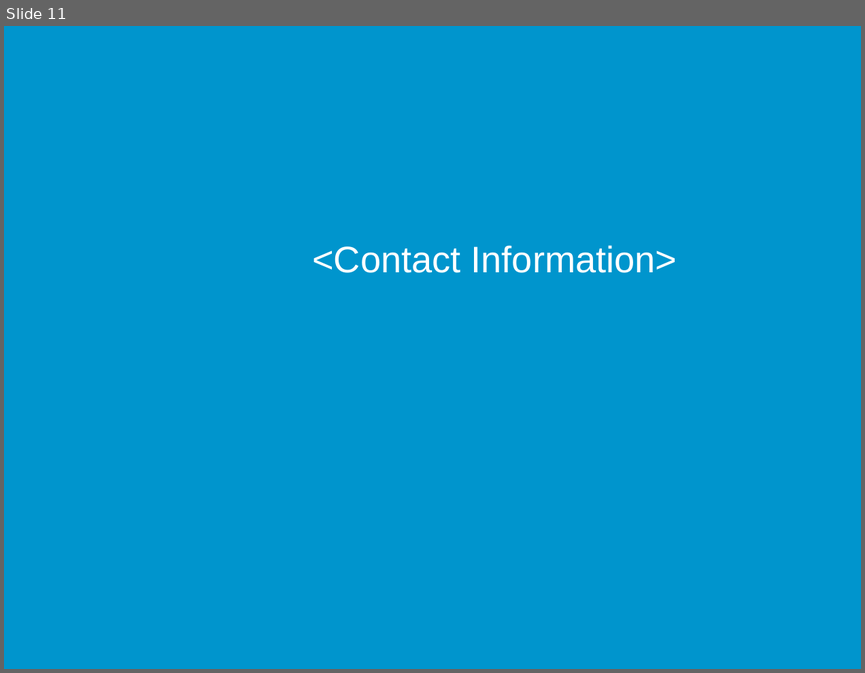
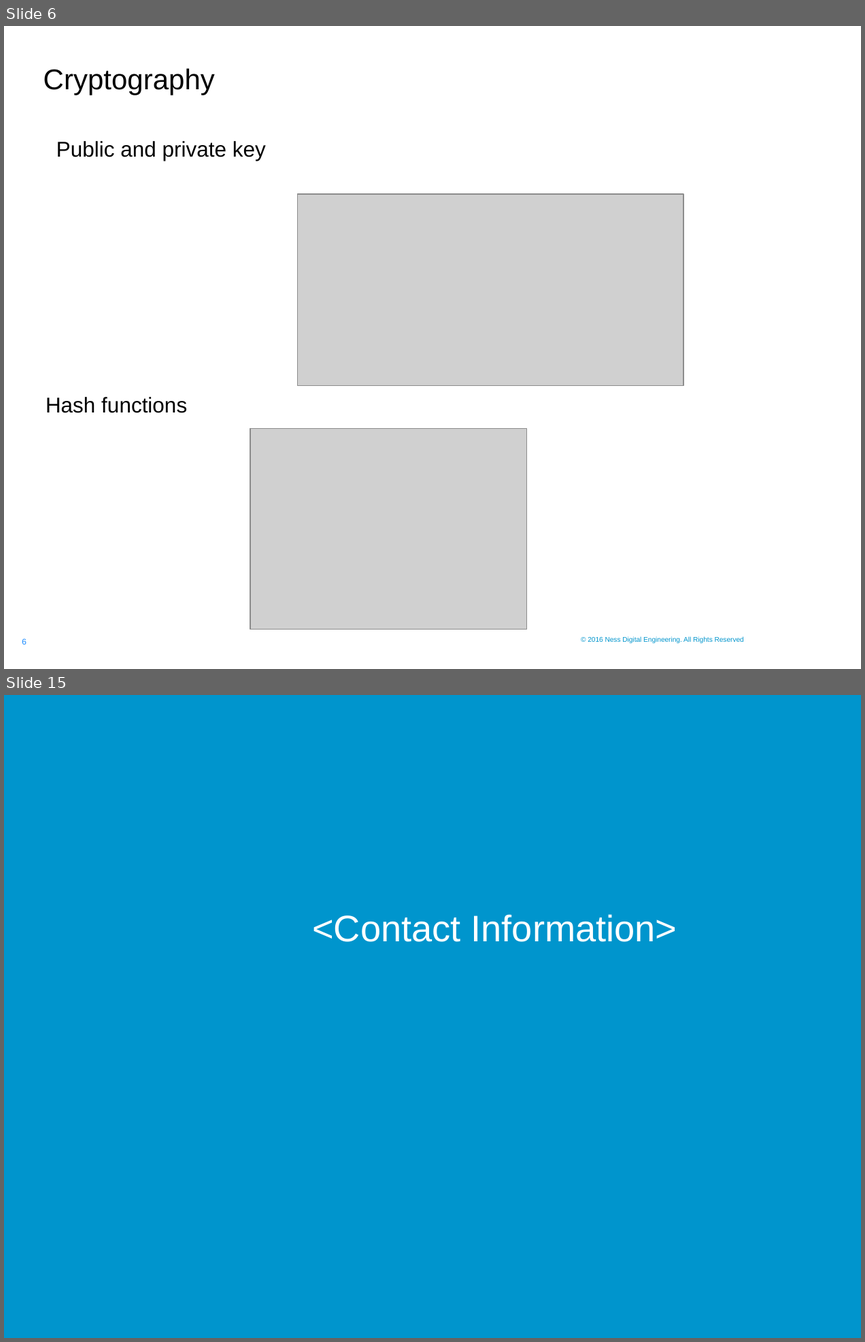
Before and after one commit to sagar-mahapatra-ness/traning, a slide deck: The_Raise_Of_Bitcoin_And_Other_Cryptocurrencies/Ness.pptx. Shown one above the other, each under a label of ours: slide 11 before the commit, slides 6 and 15 after it; the slides between them are not shown. The pictures are 865x673 and 865x1342 pixels, drawn with LibreOffice and Linux fonts; fonts in the diff are those of the drawing; grey boxes stand for pictures; background and template pictures are left out. Boxes give left, top, right and bottom in pixels: in the first picture for what was removed or moved away, otherwise in the second. Text is boxed around its words. In the diff, an @@ line names an element or a change of style, - is before the commit and + after.

```diff
--- a/The_Raise_Of_Bitcoin_And_Other_Cryptocurrencies/Ness.pptx
+++ b/The_Raise_Of_Bitcoin_And_Other_Cryptocurrencies/Ness.pptx
@@ slide 6 added at (x1=4, y1=26, x2=861, y2=669), background #FFFFFF @@
@@ title added at (x1=43, y1=68, x2=215, y2=95), 24 pt, text #000000 @@
+Cryptography
@@ text added at (x1=56, y1=141, x2=266, y2=161), 18 pt, text #000000 @@
+Public and private key
@@ picture added at (x1=298, y1=194, x2=683, y2=386) @@
@@ text added at (x1=45, y1=397, x2=187, y2=413), 18 pt, text #000000 @@
+Hash functions
@@ picture added at (x1=250, y1=428, x2=527, y2=628) @@
@@ text added at (x1=587, y1=636, x2=744, y2=643), 10 pt, text #0095CD @@
+© 2016 Ness Digital Engineering. All Rights Reserved
@@ page number added at (x1=22, y1=638, x2=26, y2=644), 12 pt, text #198BFF @@
+6
@@ what was slide 11 is now slide 15 @@
```
Also in this commit, not shown: 3 slides changed, 9 other slides added, 6 slides removed, 27 other files.
